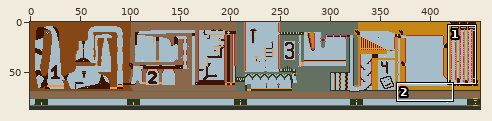
A sprite sheet gets an edit: Maps/Parkour1.png. The picture above shows the old version from afar; the outline marks the close-up.
Close-up. The starting point:
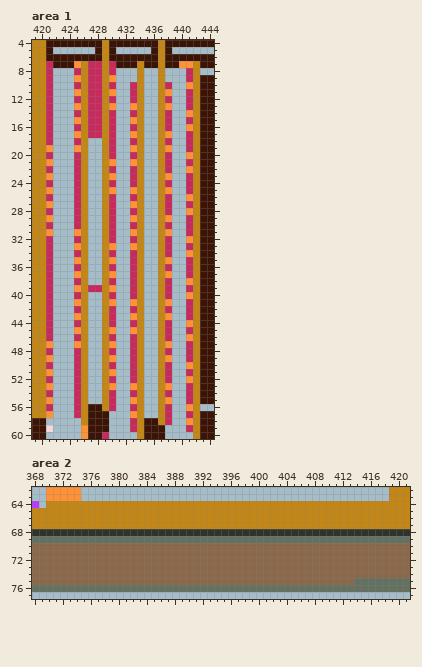
The file is 450x87 pixels. Colours within 5 levels of each other are drawn and written as one. Shown: area 1: x 419..444, y 4..60; area 2: x 368..421, y 62..77.
The same view after the edit:
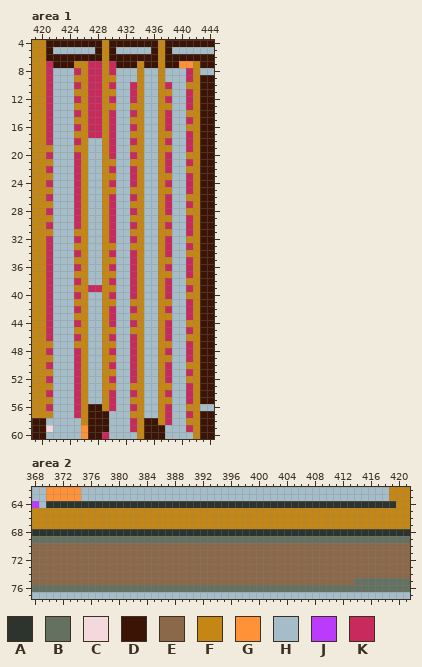
Palette (. is transparent): A #2d342d  B #647160  C #f3d9dc  D #3b1406  E #8b6849  F #c48715  G #ff9237  H #a5bdc8  J #bb3bfd  K #c82a5e
Changes in this commit:
Area 1:
Colour G becomes colour F in row 7 at x 425; in row 9 at x 425 and 430; in row 10 at x 441; in row 11 at x 425, 430 and 438; in row 13 at x 425, 430, 433 and 438; in row 14 at x 441.
Colour G becomes colour F in row 15 at x 425 and 433; in row 16 at x 441; in row 17 at x 425, 433 and 438; in row 19 at x 421, 425, 433 and 438; in row 20 at x 441; in row 21 at x 421, 430 and 433.
Colour G becomes colour F in row 22 at x 441; in row 23 at x 421, 430 and 438; in row 25 at x 421, 430, 433 and 438; in row 26 at x 441; in row 27 at x 421 and 433; in row 28 at x 441.
Colour G becomes colour F in row 29 at x 421, 433 and 438; in row 31 at x 421, 425, 433 and 438; in row 32 at x 441; in row 33 at x 425, 430 and 433; in row 34 at x 441; in row 35 at x 425, 430 and 438.
Colour G becomes colour F in row 37 at x 425, 430 and 438; in row 38 at x 441; in row 39 at x 425 and 430; in row 40 at x 441; in row 41 at x 425, 430, 433 and 438; in row 43 at x 425, 433 and 438.
Colour G becomes colour F in row 44 at x 441; in row 45 at x 425, 430 and 433; in row 46 at x 441; in row 47 at x 421, 425, 430 and 438; in row 49 at x 421, 430 and 438; in row 50 at x 441.
Colour G becomes colour F in row 51 at x 421 and 430; in row 52 at x 441; in row 53 at x 421, 430, 433 and 438; in row 55 at x 421, 433 and 438; in row 56 at x 441; in row 57 at x 421 and 433.
Colour G becomes colour F in row 58 at x 441.
Area 2:
Colour F becomes colour A in row 64 at x 370 to 419.
Where, in picture pixels (left, top, right, bottom), the same in both close-ups:
changed: (74, 61, 137, 418)
changed: (165, 82, 193, 425)
changed: (46, 145, 53, 236)
changed: (46, 341, 53, 418)
changed: (46, 501, 396, 508)
